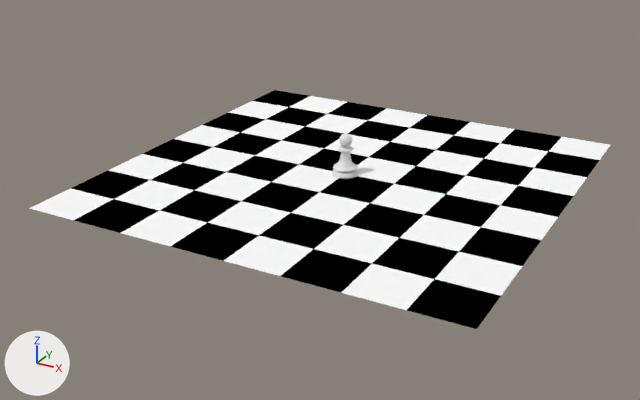
An edit to the Blender file tutorial/section6/ChessScene.blend, drawn before and after from the same camera.
One viewpoint serves both versions: a 50 mm camera at (42.0, -82.3, 37.3) aimed at (-1.5, -3.2, -2.3). The lights are fixed; the arrows at lower left show +X, +Y and +Z.

Names of what the first picture shows: 'Chess Board', 'Primary White Pawn'.
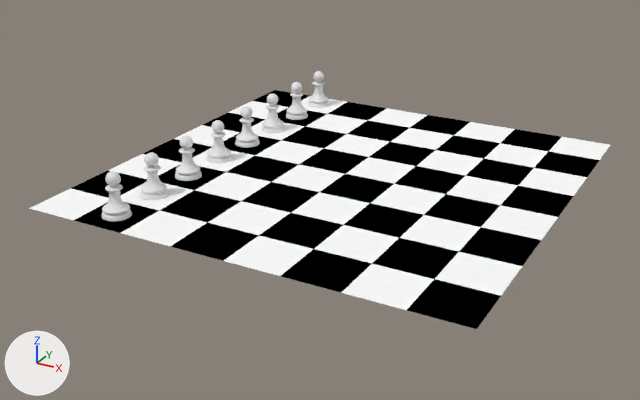
Commit message: Added pawns to the chess board

Where the change shows, as pixel boxes [x1, y1, x2, y2] in the pictures (640 x 400 px):
'Primary White Pawn', moved
    before: [332, 134, 359, 179]
    after: [101, 171, 132, 222]
'White Pawn 7', added
    after: [140, 152, 169, 200]
'White Pawn 6', added
    after: [175, 136, 202, 181]
'White Pawn 5', added
    after: [206, 120, 232, 164]
'White Pawn 4', added
    after: [235, 106, 260, 148]
'White Pawn 3', added
    after: [261, 94, 285, 133]
'White Pawn 2', added
    after: [286, 82, 308, 120]
'White Pawn 1', added
    after: [308, 71, 329, 108]

The edits, one by one:
Object 'Primary White Pawn' (ob_primary_white_pawn) moves from (0.0, 0.0, 3.98) to (-15.0, -21.0, 3.98).
Object 'White Pawn 1' (ob_white_pawn_1) is new; it shows me_sphere.
Its location is (-15.0, 21.0, 3.98).
Its scale is (0.743, 0.743, 0.743).
Object 'White Pawn 2' (ob_white_pawn_2) is new; it shows me_sphere.
Its location is (-15.0, 15.0, 3.98).
Its scale is (0.743, 0.743, 0.743).
Object 'White Pawn 3' (ob_white_pawn_3) is new; it shows me_sphere.
Its location is (-15.0, 9.0, 3.98).
Its scale is (0.743, 0.743, 0.743).
Object 'White Pawn 4' (ob_white_pawn_4) is new; it shows me_sphere.
Its location is (-15.0, 3.0, 3.98).
Its scale is (0.743, 0.743, 0.743).
Object 'White Pawn 5' (ob_white_pawn_5) is new; it shows me_sphere.
Its location is (-15.0, -3.0, 3.98).
Its scale is (0.743, 0.743, 0.743).
Object 'White Pawn 6' (ob_white_pawn_6) is new; it shows me_sphere.
Its location is (-15.0, -9.0, 3.98).
Its scale is (0.743, 0.743, 0.743).
Object 'White Pawn 7' (ob_white_pawn_7) is new; it shows me_sphere.
Its location is (-15.0, -15.0, 3.98).
Its scale is (0.743, 0.743, 0.743).
